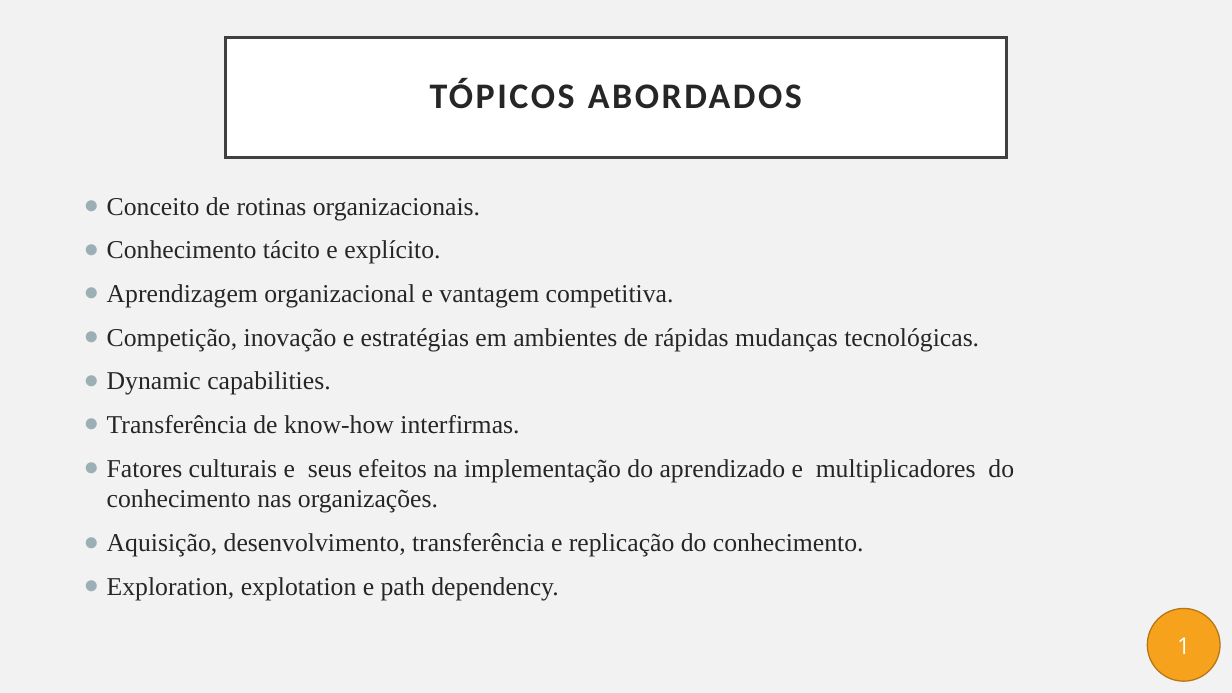
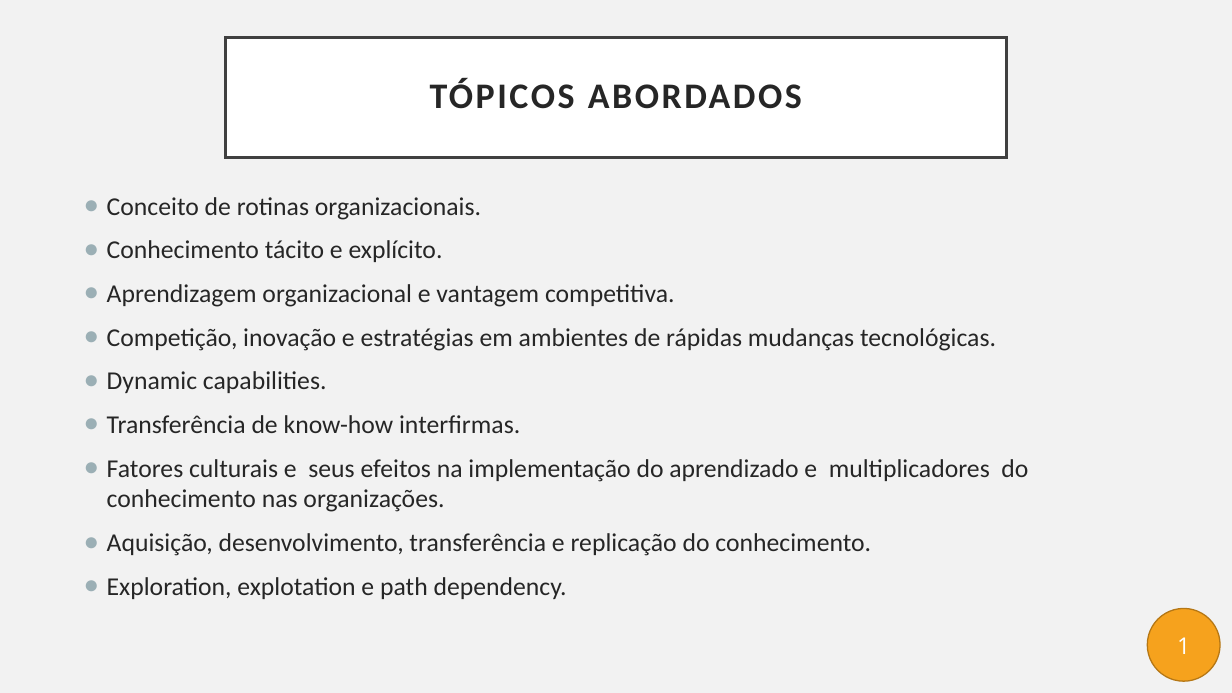
Before and after one commit to mgoalves/OsTresMosqueteiros, a slide deck: slide 2 of PE/Estratégia e Conhecimento.pptx. Drawn at 1232x693 pixels with LibreOffice and Linux fonts; fonts in the diff are those of the drawing. Boxes give left, top, right and bottom in pixels: in the first picture for what was removed or moved away, otherwise in the second. Text is boxed around its words. In the diff, an @@ line names an element or a change of style, - is before the commit and + after.

Commit message:
ilustrações explícito

```diff
--- a/PE/Estratégia e Conhecimento.pptx
+++ b/PE/Estratégia e Conhecimento.pptx
@@ text "Conceito de rotinas organizacionais." at bbox=[107, 197, 1028, 599]: font Times New Roman to Calibri @@
```
Also in this commit, not shown: 2 slides added, 10 other files.
